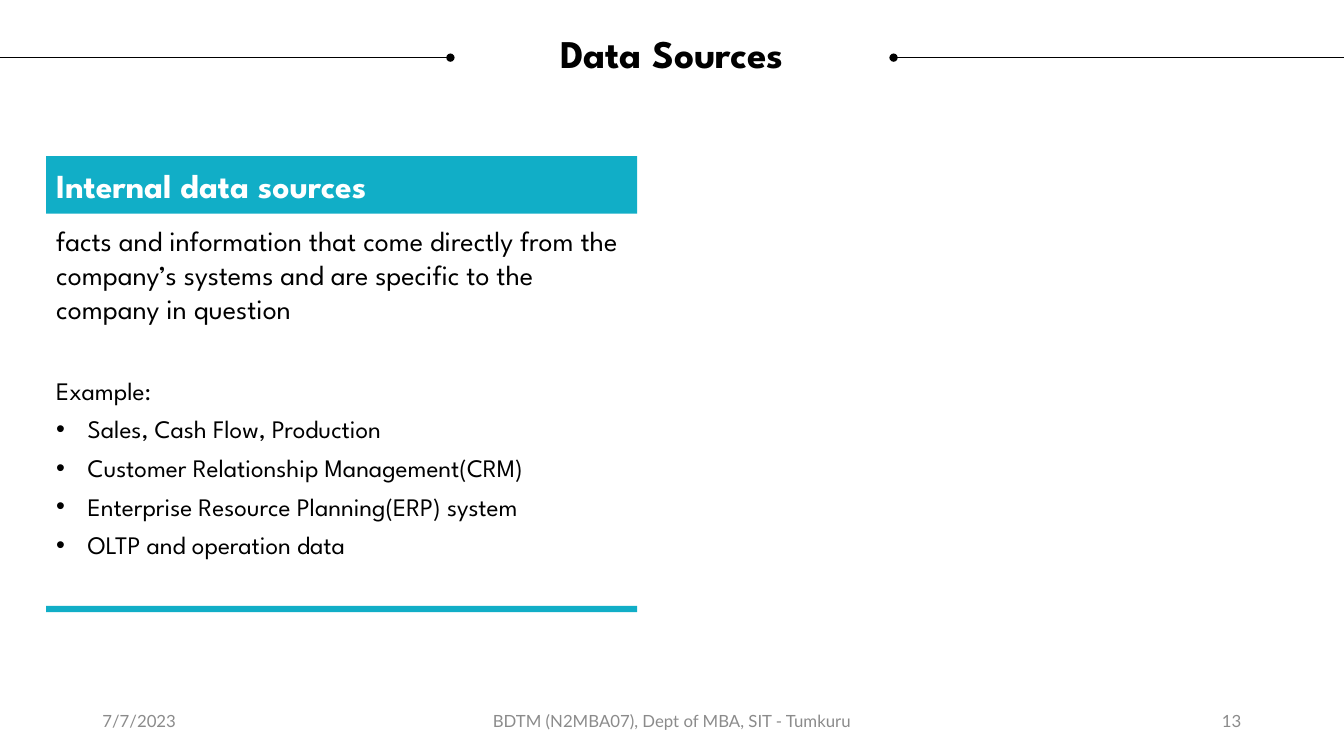
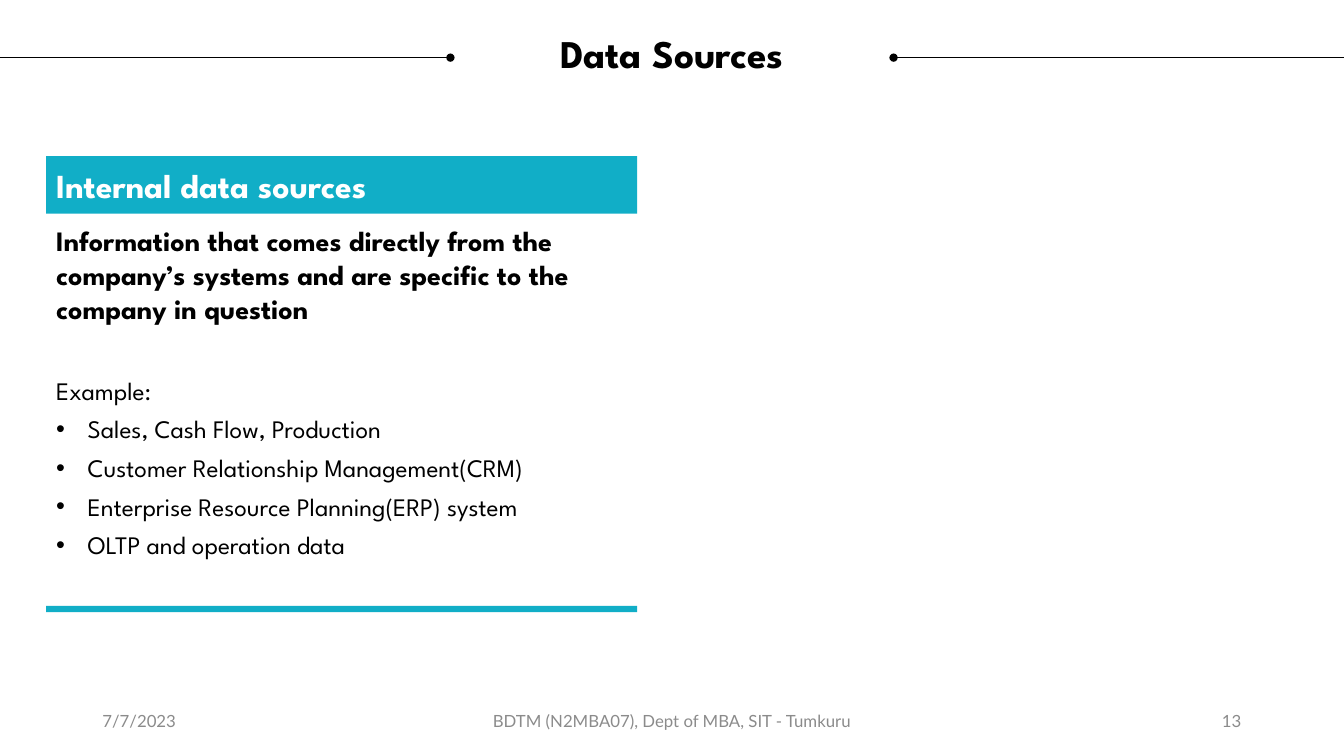
Before and after one commit to sitmbadept/sitmbadept.github.io, a slide deck: slide 13 of 2023/UNIT-1-BigData.pptx. Drawn at 1344x756 pixels with LibreOffice and Linux fonts; fonts in the diff are those of the drawing. Boxes give left, top, right and bottom in pixels: in the first picture for what was removed or moved away, otherwise in the second. Text is boxed around its words. In the diff, an @@ line names an element or a change of style, - is before the commit and + after.

```diff
--- a/2023/UNIT-1-BigData.pptx
+++ b/2023/UNIT-1-BigData.pptx
@@ text in rectangle at [56,231,569,325]: text changed; bold on @@
-facts and information that come directly from the company’s systems and are specific to the company in question
+Information that comes directly from the company’s systems and are specific to the company in question
```
Also in this commit, not shown: 9 other slides changed, 4 slides added, 1 other file.
